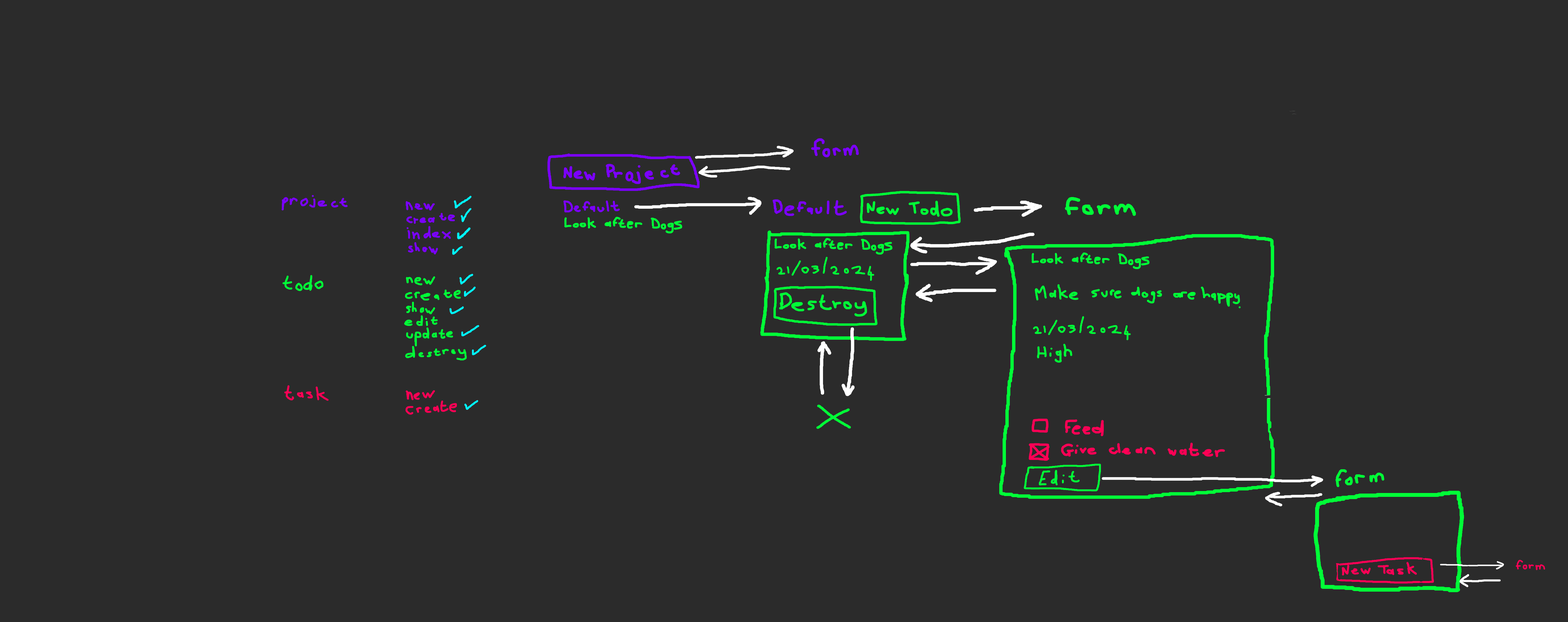
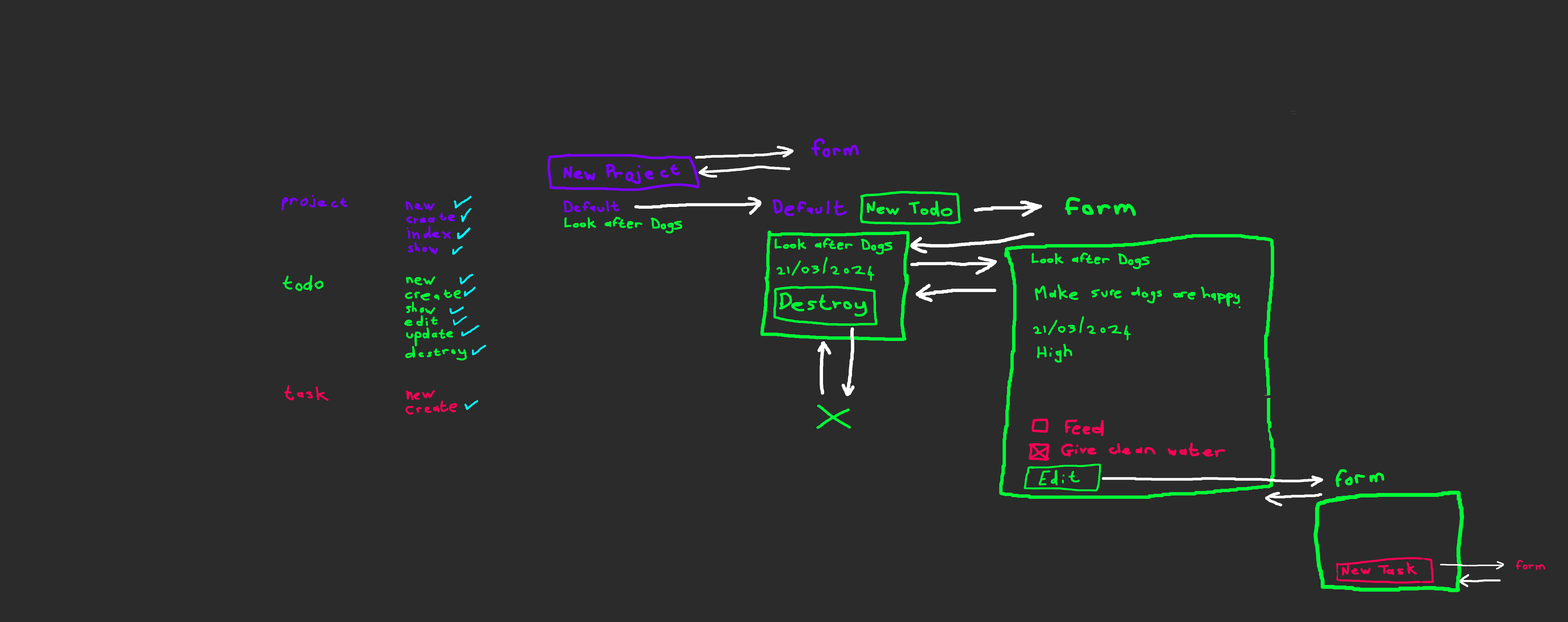
Before/after of a 1568×622 layered artwork. What changed in the layer stack:
painted on "Paint Layer 2" over [452, 315, 468, 326]
